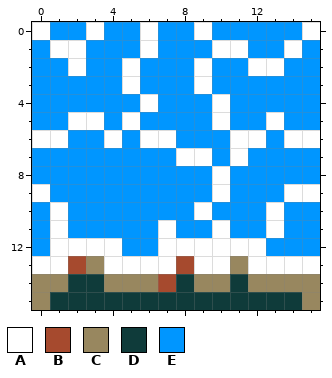
Pixel-art file, stored at ProjectMicro/Assets/Art/Tiles/Water_NEW.aseprite. Above: the version before the commit.
16x16 pixels, 1 frame.
Palette (. is transparent): A #ffffff  B #a64a2e  C #98875f  D #0f3b3a  E #0096ff
Pixels before, first column x 0:
 0 AEEAEEAEEAEEEEEA
 1 EAAEEEAEEEAAEEAE
 2 EEAEEAEEEAEEAAEE
 3 EEEEEAEEEAEEEEEE
 4 EEEEEEAEEEAEEEEE
 5 EEAAEAEEEEAEEAEE
 6 AAEEAEAAEEEAAEAA
 7 EEEEEEEEAAEAEEEE
 8 EEEEEEEEEEAEEEEE
 9 AEEEEEEEEEAEEEAA
10 EAEEEEEEEAEEEAEE
11 EAEEEEEAEEAEEAEE
12 EAAAAEEAAAAAAEEE
13 AABCAAAABAACAAAA
14 CCDDCCCBDCCDCCCC
15 CDDDDDDDDDDDDDDC
The same view after the edit:
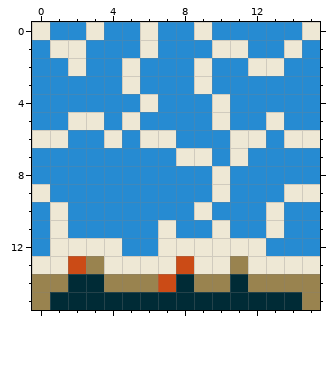
Diff:
Colour A changes from #ffffff to #eee8d5.
Colour B changes from #a64a2e to #cb4b16.
Colour C changes from #98875f to #99834f.
Colour D changes from #0f3b3a to #002b36.
Colour E changes from #0096ff to #268bd2.
Boxes around the changes in both pictures, in picture pixels (x1, y1, x2, y2):
changed: (32, 22, 320, 310)
